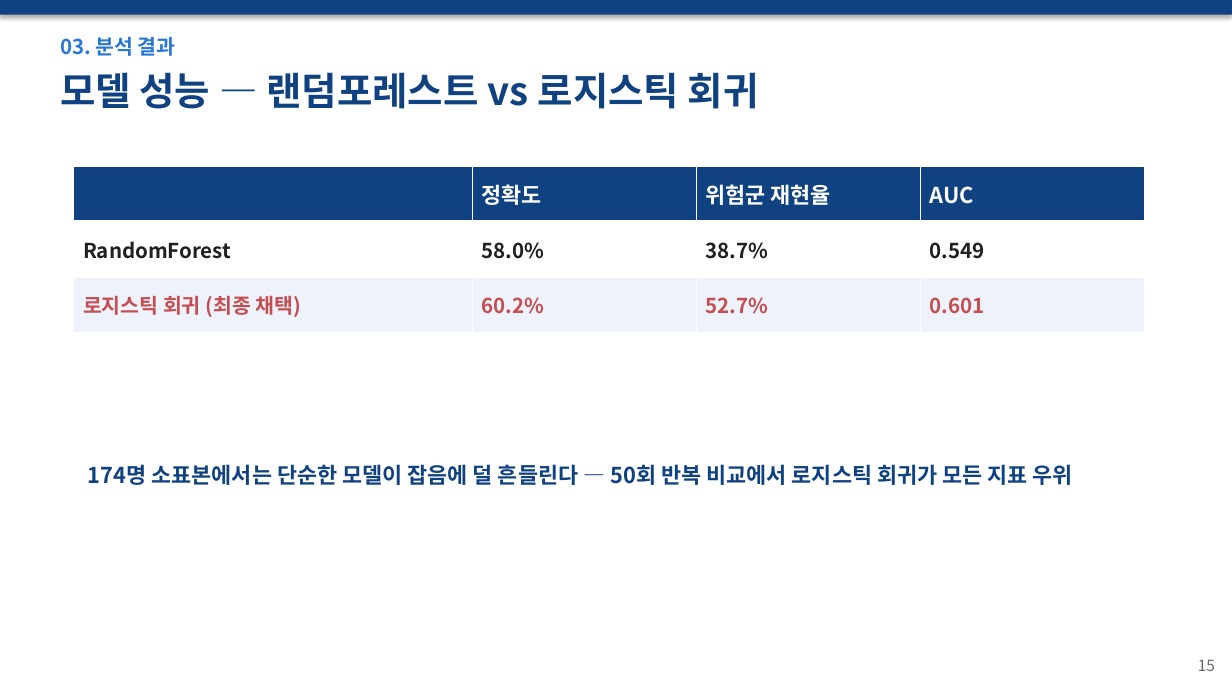
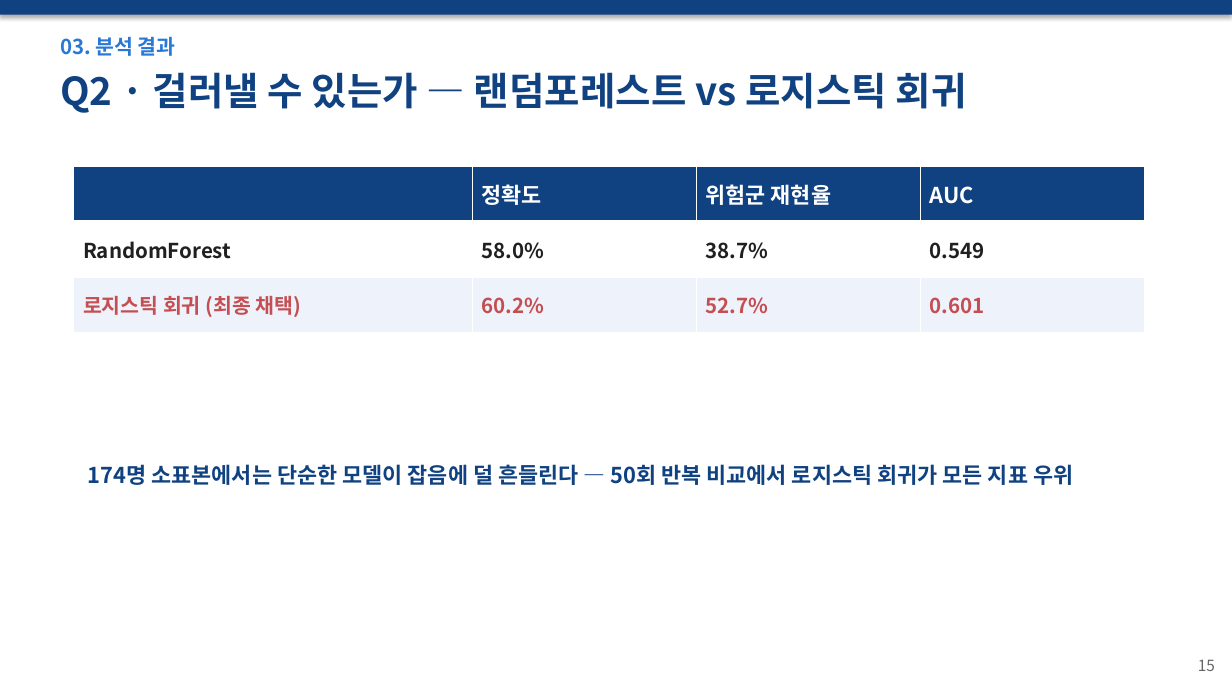
Before and after one commit to wpalswpa/dementia-screening, a slide deck: slide 14 of 발표자료_최종본_v6.pptx (slide 15 before the commit). Drawn at 1232x693 pixels with LibreOffice and Linux fonts; fonts in the diff are those of the drawing. Boxes give left, top, right and bottom in pixels: in the first picture for what was removed or moved away, otherwise in the second. Text is boxed around its words. In the diff, an @@ line names an element or a change of style, - is before the commit and + after.

```diff
--- a/발표자료_최종본_v6.pptx
+++ b/발표자료_최종본_v6.pptx
@@ text at (x1=60, y1=72, x2=967, y2=113): text changed @@
-모델 성능 — 랜덤포레스트 vs 로지스틱 회귀
+Q2 · 걸러낼 수 있는가 — 랜덤포레스트 vs 로지스틱 회귀
```
Also in this commit, not shown: 2 other slides changed.
